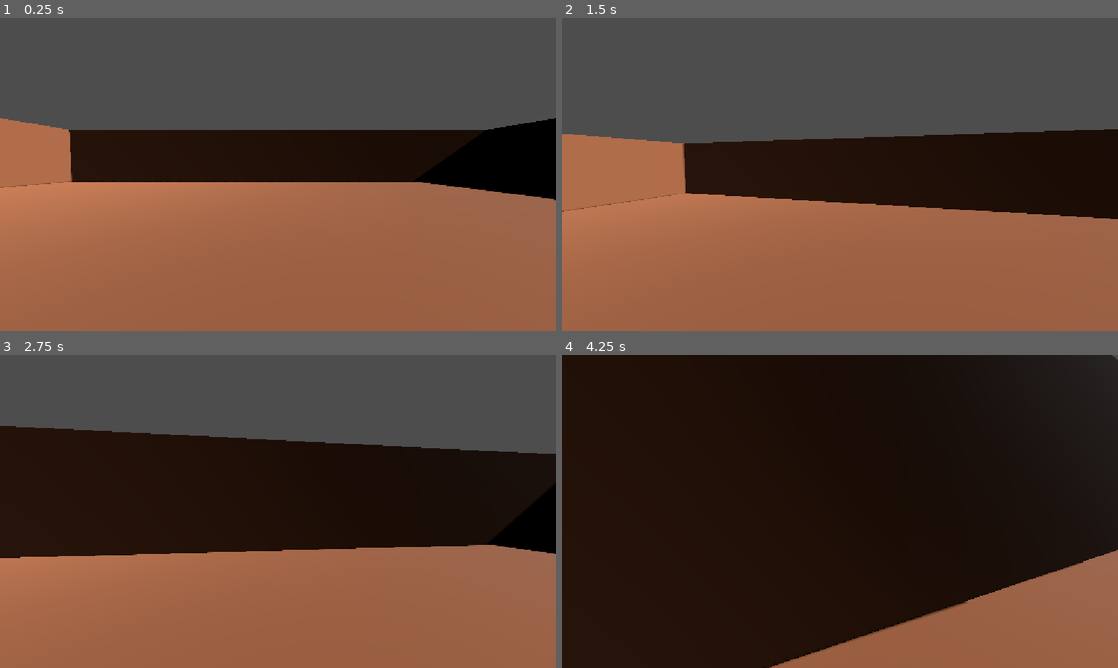
Above: before the commit, frames 1-4 (two rows, left to right).
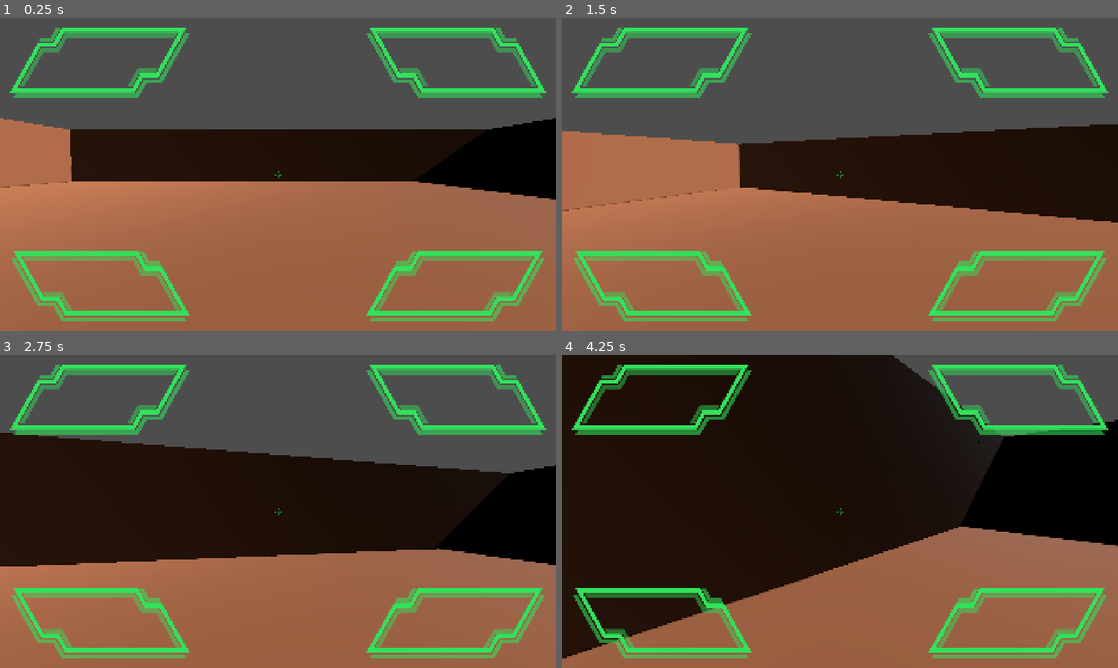
Above: after the commit, the same moments.

Repository: MartinR260/pn2.0-jam
Game: Godot game, scene res://main_scene.tscn
Same seed, same stepped clock (60 frames per second), same inputs: the game is played once before the commit and once after it.
Inputs (mouse positions are in pixels of both pictures, inside the frame that each line leads up to):
- Up to frame 1 (0.25 s): no input
- Up to frame 2 (1.5 s): tap Enter (ui_accept) at 0.5 s; move the mouse to (867, 174) at 0.52 s; hold W (move_forward) from 0.53 s (still down); click (867, 174) at 0.6 s; tap Space (move_jump) at 0.77 s; move the mouse to (812, 174) at 1.27 s; click (812, 174) at 1.35 s
- Up to frame 3 (2.75 s): keep holding W (move_forward); tap Space (move_jump) at 1.52 s; move the mouse to (289, 505) at 2.02 s; click (289, 505) at 2.1 s
- Up to frame 4 (4.25 s): keep holding W (move_forward); move the mouse to (834, 517) at 2.77 s; click (834, 517) at 2.85 s; tap Space (move_jump) at 3.02, 3.77 s; move the mouse to (878, 514) at 3.52 s; click (878, 514) at 3.6 s; tap Escape (button_pause, bound only after the commit) at 4.15 s

The runs differ from the first frame. In frame 1, 9.5% of the frame differs, in the area x 0-100%, y 3-97%; in frame 2, 12%; in frame 3, 17%; in frame 4, 39%, in the area x 0-100%, y 0-100%.

Commit message:
Added UI and base of game loop
the added code has the basic game loop set up

Diff:
--- /dev/null
+++ b/pn-gamejam/UI.tscn
@@ -0,0 +1,46 @@
+[gd_scene format=3 uid="uid://2i2qqdije5j"]
+
+[ext_resource type="Texture2D" uid="uid://d4duddyp1f8a2" path="res://Assets/UI/UI_crosshair.png" id="1_vrfts"]
+[ext_resource type="Texture2D" uid="uid://bq2fh8vvhyrbp" path="res://Assets/UI/UI_el_topleft.png" id="2_0mc3e"]
+[ext_resource type="Texture2D" uid="uid://34rc87pw1biv" path="res://Assets/UI/UI_el_topright.png" id="3_2n5f6"]
+[ext_resource type="Texture2D" uid="uid://3alsx71xf7l8" path="res://Assets/UI/UI_el_bottomleft.png" id="4_27c8x"]
+[ext_resource type="Texture2D" uid="uid://4vblmyhi7esn" path="res://Assets/UI/UI_el_bottomright.png" id="5_i1vam"]
+
+[node name="Control" type="Control" unique_id=518614919]
+layout_mode = 3
+anchors_preset = 15
+anchor_right = 1.0
+anchor_bottom = 1.0
+grow_horizontal = 2
+grow_vertical = 2
+mouse_filter = 2
+
+[node name="Crosshair" type="TextureRect" parent="." unique_id=284568562]
+layout_mode = 0
+offset_right = 40.0
+offset_bottom = 40.0
+texture = ExtResource("1_vrfts")
+
+[node name="TopLeftBorder" type="TextureRect" parent="." unique_id=1307151057]
+layout_mode = 0
+offset_right = 40.0
+offset_bottom = 40.0
+texture = ExtResource("2_0mc3e")
+
+[node name="TopRightBorder" type="TextureRect" parent="." unique_id=50442447]
+layout_mode = 0
+offset_right = 40.0
+offset_bottom = 40.0
+texture = ExtResource("3_2n5f6")
+
+[node name="BottomLeftBorder" type="TextureRect" parent="." unique_id=484438018]
+layout_mode = 0
+offset_right = 40.0
+offset_bottom = 40.0
+texture = ExtResource("4_27c8x")
+
+[node name="BottomRightBorder" type="TextureRect" parent="." unique_id=2037723761]
+layout_mode = 0
+offset_right = 40.0
+offset_bottom = 40.0
+texture = ExtResource("5_i1vam")
--- a/pn-gamejam/main_scene.tscn
+++ b/pn-gamejam/main_scene.tscn
@@ -1,11 +1,16 @@
 [gd_scene format=3 uid="uid://clggg478pfk77"]
 
 [ext_resource type="PackedScene" uid="uid://sksqstqyjt5o" path="res://player.tscn" id="1_0f027"]
+[ext_resource type="Script" uid="uid://dqjyw7vqsyggx" path="res://world.gd" id="1_gyfs4"]
 [ext_resource type="PackedScene" uid="uid://h4v4xoiqf1vq" path="res://level.tscn" id="2_2c62f"]
+[ext_resource type="PackedScene" uid="uid://2i2qqdije5j" path="res://UI.tscn" id="4_d5x1h"]
 
 [node name="MainScene" type="Node3D" unique_id=1793684876]
+script = ExtResource("1_gyfs4")
 
 [node name="CharacterBody3D" parent="." unique_id=956782218 instance=ExtResource("1_0f027")]
 transform = Transform3D(1, 0, 0, 0, 1, 0, 0, 0, 1, 0, 2.0298362, 0)
 
 [node name="Level" parent="." unique_id=1074786061 instance=ExtResource("2_2c62f")]
+
+[node name="Control" parent="." unique_id=518614919 instance=ExtResource("4_d5x1h")]
--- a/pn-gamejam/player.gd
+++ b/pn-gamejam/player.gd
@@ -12,6 +12,8 @@
 	# Handle jump. (default)
 	#if Input.is_action_just_pressed("ui_accept") and is_on_floor():
 		#velocity.y = JUMP_VELOCITY
+	if Input.is_action_just_pressed("button_pause"): Input.mouse_mode = Input.MOUSE_MODE_VISIBLE
+	if Input.is_action_just_pressed("mouse_leftclick"): Input.mouse_mode = Input.MOUSE_MODE_CAPTURED
 
 	# Add the gravity.
 	if not is_on_floor():
--- a/pn-gamejam/project.godot
+++ b/pn-gamejam/project.godot
@@ -17,8 +17,11 @@
 
 [display]
 
+window/size/viewport_width=1920
+window/size/viewport_height=1080
+window/size/initial_position_type=0
+window/size/borderless=true
 window/stretch/mode="canvas_items"
-window/stretch/aspect="expand"
 
 [input]
 
@@ -47,6 +50,16 @@
 "events": [Object(InputEventKey,"resource_local_to_scene":false,"resource_name":"","device":-1,"window_id":0,"alt_press …(191 unchanged characters)…
 ]
 }
+button_pause={
+"deadzone": 0.2,
+"events": [Object(InputEventKey,"resource_local_to_scene":false,"resource_name":"","device":-1,"window_id":0,"alt_pressed":false,"shift_pressed":false,"ctrl_pressed":false,"meta_pressed":false,"pressed":false,"keycode":0,"physical_keycode":4194305,"key_label":0,"unicode":0,"location":0,"echo":false,"script":null)
+]
+}
+mouse_leftclick={
+"deadzone": 0.2,
+"events": [Object(InputEventMouseButton,"resource_local_to_scene":false,"resource_name":"","device":-1,"window_id":0,"alt_pressed":false,"shift_pressed":false,"ctrl_pressed":false,"meta_pressed":false,"button_mask":0,"position":Vector2(0, 0),"global_position":Vector2(0, 0),"factor":1.0,"button_index":1,"canceled":false,"pressed":false,"double_click":false,"script":null)
+]
+}
 
 [physics]
 
--- /dev/null
+++ b/pn-gamejam/world.gd
@@ -0,0 +1,61 @@
+extends Node3D
+
+@export var start_grace_time = 45.0
+@export var sys_stable_time = 15.0
+@export var wave_time = 60.0
+@export var break_time = 15.0
+
+var elapsed_time = 0.0
+
+var start_grace_time_remaining = 0.0
+var sys_stable_time_remaining = 0.0
+var wave_time_remaining = 0.0
+var break_time_remaining = 0.0
+var shutdown_time_remaining = 0.0
+
+var shutdown_duration = 0.0
+var shutdown_activated = false
+
+# Called when the node enters the scene tree for the first time.
+func _ready():
+	start_grace_time_remaining = start_grace_time
+	sys_stable_time_remaining = sys_stable_time
+	wave_time_remaining = wave_time
+	break_time_remaining = break_time
+
+
+
+# Called every frame. 'delta' is the elapsed time since the previous frame.
+func _process(delta):
+	timers(delta)
+	if shutdown_activated: shutdown_sequence(delta, shutdown_duration)
+
+
+var last_stable_time = 0.0
+var saved_current_time = false
+func timers(delta):
+	elapsed_time += delta
+	if start_grace_time_remaining > 0:	start_grace_time_remaining -= delta
+	elif wave_time_remaining > 0:
+		wave_time_remaining -= delta
+		if sys_stable_time_remaining > 0:	sys_stable_time_remaining -= delta
+		else:
+			if not saved_current_time:
+				last_stable_time = elapsed_time
+				saved_current_time = true
+			shutdown_randomizer(delta, last_stable_time)
+	elif break_time_remaining > 0:	break_time_remaining -= delta
+
+
+var s_r_flag = 0.0
+func shutdown_randomizer(delta, last_stable_time):
+	s_r_flag += delta
+	if s_r_flag >= 1:
+		if randf() <= 0.1 and not shutdown_activated:
+			shutdown_duration = 15 + randf_range(-7, 5)
+			shutdown_activated = true
+		s_r_flag = 0.0
+
+
+func shutdown_sequence(delta, shutdown_duration):
+	pass
Binary file added: pn-gamejam/Assets/UI/UI_crosshair.png
Not shown, added: pn-gamejam/Assets/UI/UI_crosshair.png.import
Binary file added: pn-gamejam/Assets/UI/UI_el_bottomleft.png
Not shown, added: pn-gamejam/Assets/UI/UI_el_bottomleft.png.import
Binary file added: pn-gamejam/Assets/UI/UI_el_bottomright.png
Not shown, added: pn-gamejam/Assets/UI/UI_el_bottomright.png.import
Binary file added: pn-gamejam/Assets/UI/UI_el_topleft.png
Not shown, added: pn-gamejam/Assets/UI/UI_el_topleft.png.import
Binary file added: pn-gamejam/Assets/UI/UI_el_topright.png
Not shown, added: pn-gamejam/Assets/UI/UI_el_topright.png.import
Not shown, added: pn-gamejam/world.gd.uid
